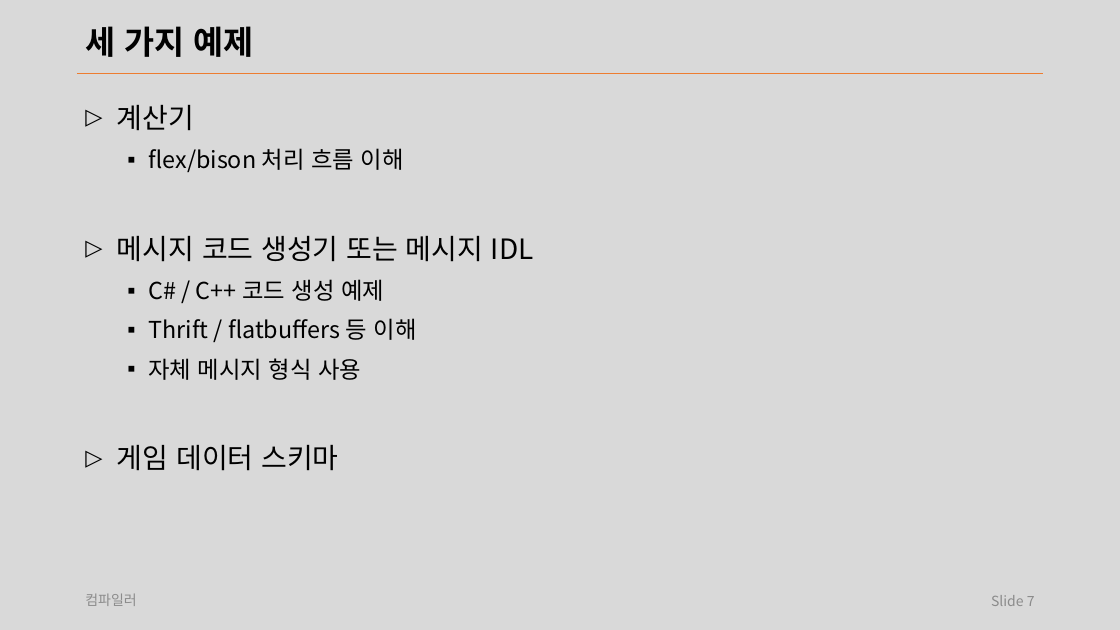
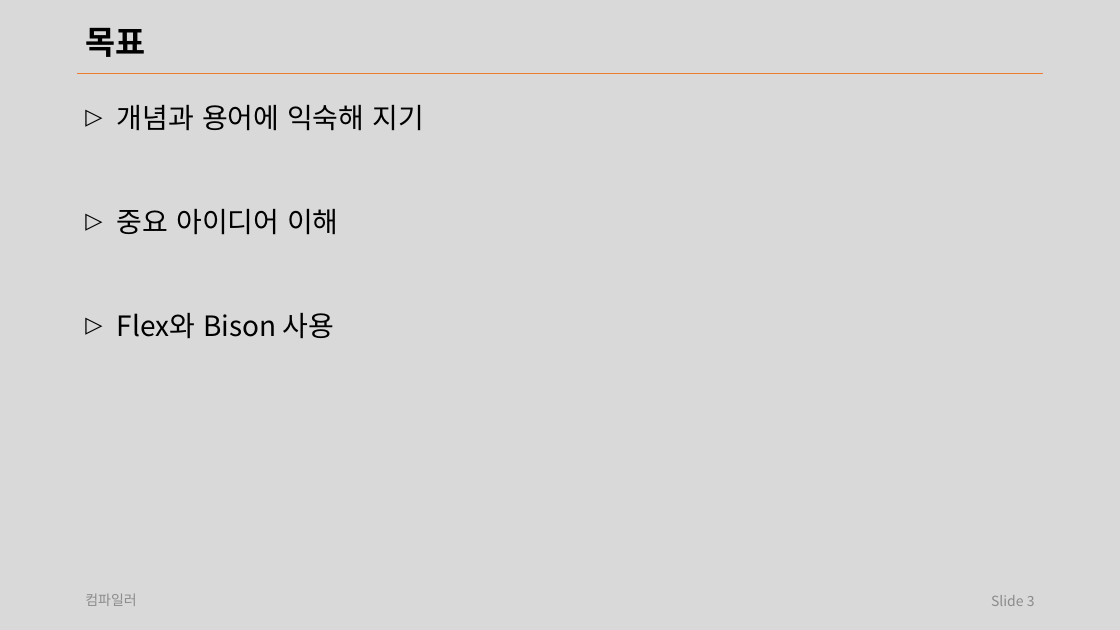
Before and after one commit to laxtools/article, a slide deck: slide 3 of programming/compiler/lecture/note.pptx (slide 7 before the commit). Drawn at 1120x630 pixels with LibreOffice and Linux fonts; fonts in the diff are those of the drawing. Boxes give left, top, right and bottom in pixels: in the first picture for what was removed or moved away, otherwise in the second. Text is boxed around its words. In the diff, an @@ line names an element or a change of style, - is before the commit and + after.

```diff
--- a/programming/compiler/lecture/note.pptx
+++ b/programming/compiler/lecture/note.pptx
@@ title at [85, 28, 145, 57]: text changed @@
-세 가지 예제
+목표
@@ text at [117, 105, 424, 338]: text changed; size 20 to 24 pt @@
-▷ 계산기
-  ▪ flex/bison 처리 흐름 이해
-▷ 메시지 코드 생성기 또는 메시지 IDL
-  ▪ C# / C++ 코드 생성 예제
-  ▪ Thrift / flatbuffers 등 이해
-  ▪ 자체 메시지 형식 사용
-▷ 게임 데이터 스키마
+▷ 개념과 용어에 익숙해 지기
+▷ 중요 아이디어 이해
+▷ Flex와 Bison 사용
@@ page number at [991, 595, 1035, 606]: text changed @@
-Slide 7
+Slide 3
```
Also in this commit, not shown: 26 other slides changed, 2 slides removed, 24 other files.
